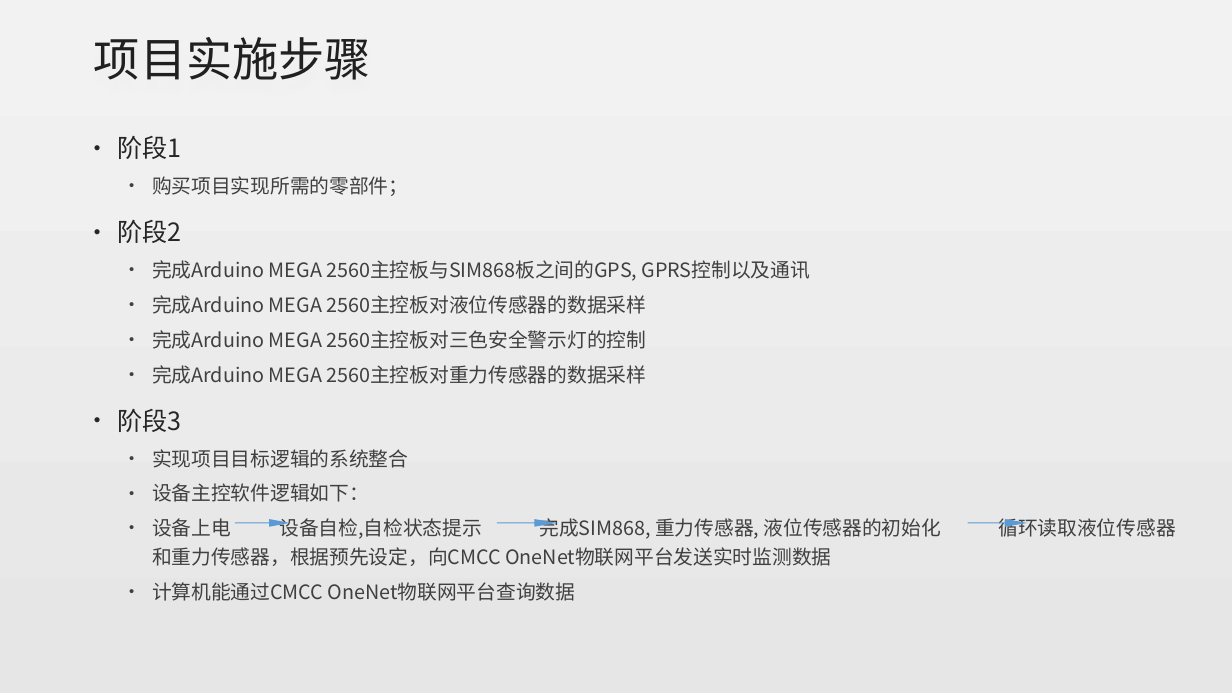
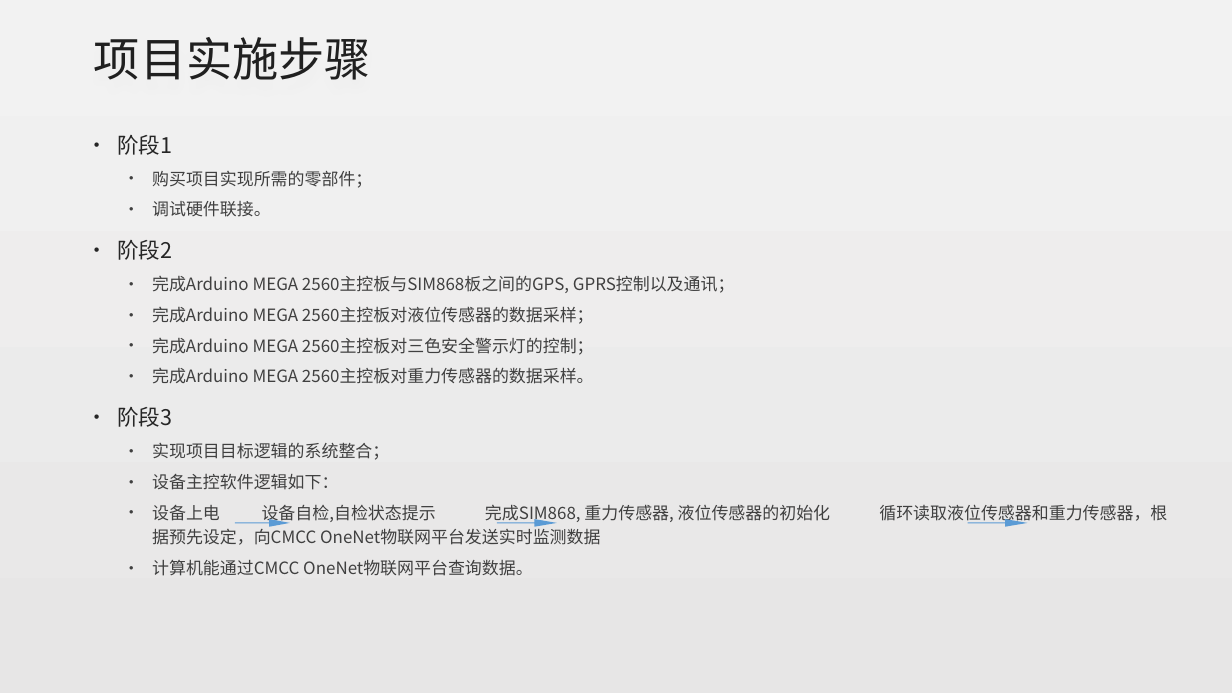
Before and after one commit to alanz2015/Study-Notes, a slide deck: slide 6 of 实时路面积水检测设备实现方案-张沛霖20170816.pptx. Drawn at 1232x693 pixels with LibreOffice and Linux fonts; fonts in the diff are those of the drawing. Boxes give left, top, right and bottom in pixels: in the first picture for what was removed or moved away, otherwise in the second. Text is boxed around its words. In the diff, an @@ line names an element or a change of style, - is before the commit and + after.

Commit message:
Add more detail design info

```diff
--- a/实时路面积水检测设备实现方案-张沛霖20170816.pptx
+++ b/实时路面积水检测设备实现方案-张沛霖20170816.pptx
@@ text at [117,135,831,545]: size 19.6 to 16.8 pt in "阶段1", "阶段2", "阶段3"; size 15.4 to 13.2 pt in "购买项目实现所需的零部件；", "设备主控软件逻辑如下：", "设备上电 设备自检,自检状态提示 完成SIM868, 重力传感器, 液位传感器的初始化 循环读取液位传感器和重力传感器， ..." @@
@@ text at [152,201,271,217]: paragraph added @@
+  • 调试硬件联接。
@@ text at [152,275,735,384]: text changed; size 15.4 to 13.2 pt @@
-  • 完成Arduino MEGA 2560主控板与SIM868板之间的GPS, GPRS控制以及通讯
-  • 完成Arduino MEGA 2560主控板对液位传感器的数据采样
-  • 完成Arduino MEGA 2560主控板对三色安全警示灯的控制
-  • 完成Arduino MEGA 2560主控板对重力传感器的数据采样
+  • 完成Arduino MEGA 2560主控板与SIM868板之间的GPS, GPRS控制以及通讯；
+  • 完成Arduino MEGA 2560主控板对液位传感器的数据采样；
+  • 完成Arduino MEGA 2560主控板对三色安全警示灯的控制；
+  • 完成Arduino MEGA 2560主控板对重力传感器的数据采样。
@@ text at [152,443,389,460]: text changed; size 15.4 to 13.2 pt @@
-  • 实现项目目标逻辑的系统整合
+  • 实现项目目标逻辑的系统整合；
@@ text at [152,560,532,576]: text changed; size 15.4 to 13.2 pt @@
-  • 计算机能通过CMCC OneNet物联网平台查询数据
+  • 计算机能通过CMCC OneNet物联网平台查询数据。
```
Also in this commit, not shown: 1 slide added.
